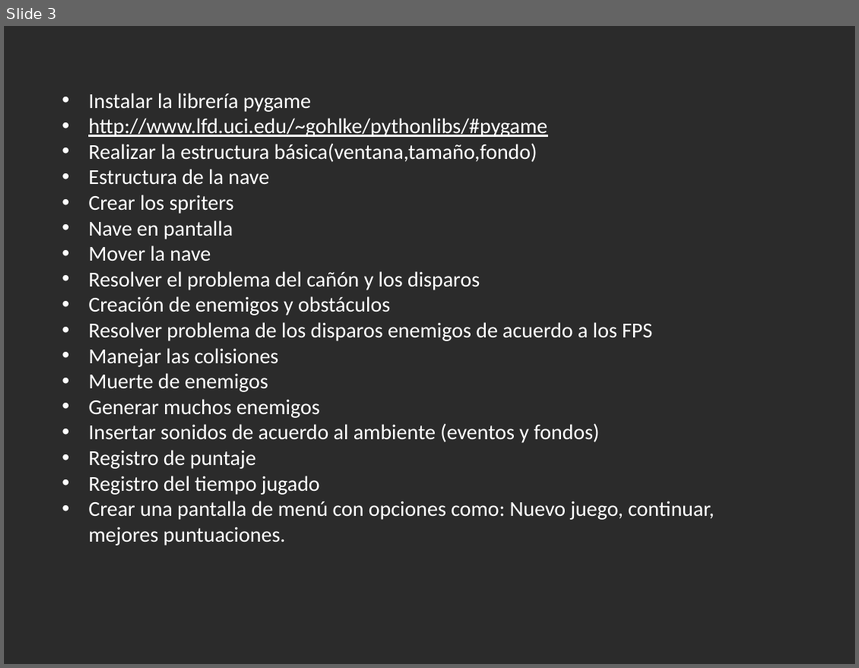
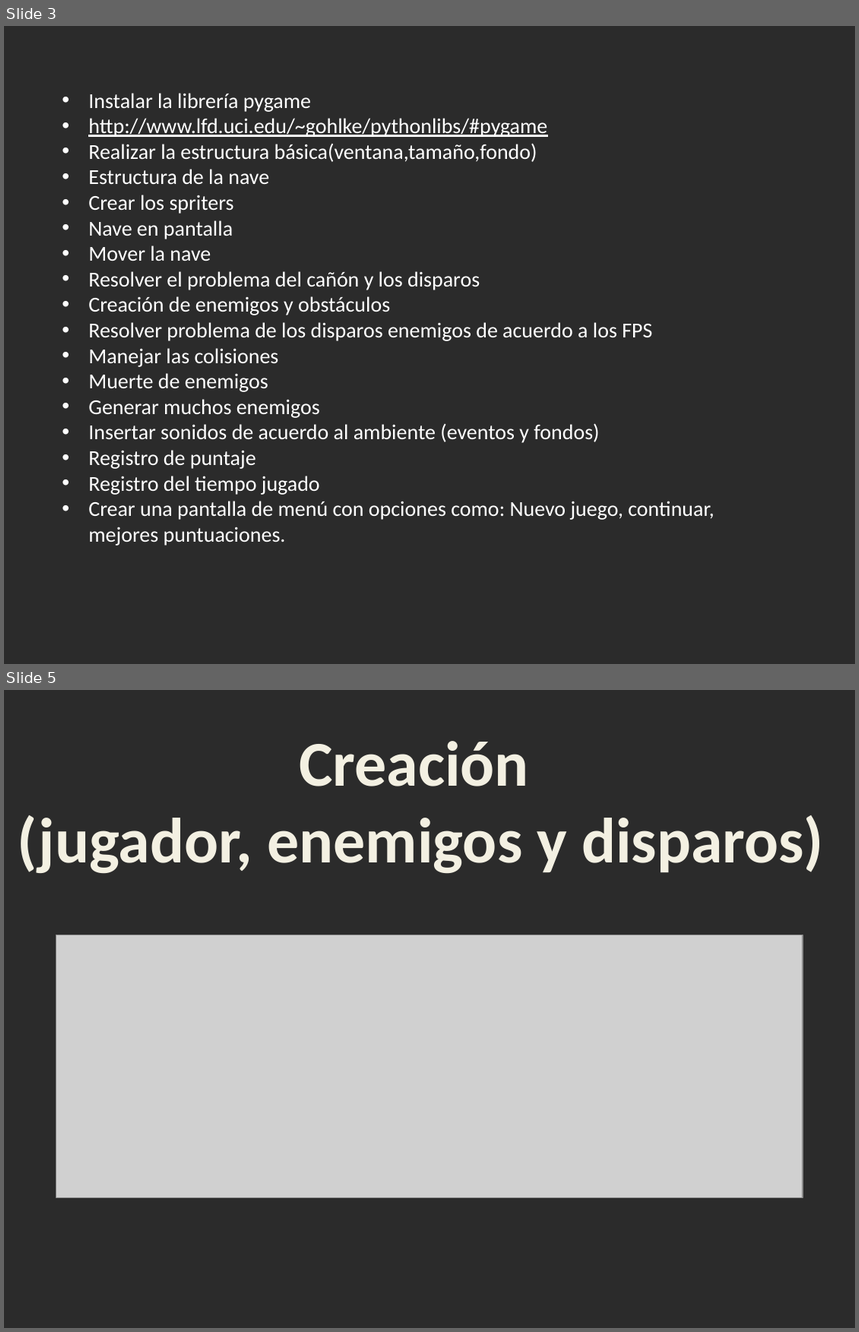
Before and after one commit to marionunezepn/Proyecto_final, a slide deck: Presentacion_avance.pptx. Shown one above the other, each under a label of ours: slide 3 before the commit, slides 3 and 5 after it; the slides between them are not shown. The pictures are 859x668 and 859x1332 pixels, drawn with LibreOffice and Linux fonts; fonts in the diff are those of the drawing; grey boxes stand for pictures; background and template pictures are left out; a plain dark background stands for a picture behind light text. Boxes give left, top, right and bottom in pixels: in the first picture for what was removed or moved away, otherwise in the second. Text is boxed around its words. In the diff, an @@ line names an element or a change of style, - is before the commit and + after.

```diff
--- a/Presentacion_avance.pptx
+++ b/Presentacion_avance.pptx
@@ slide 5 added at bbox=[4, 690, 855, 1328], background picture (left out) @@
@@ text added at bbox=[18, 741, 824, 874], 54 pt, text #F4F1E3, bold @@
+Creación
+(jugador, enemigos y disparos)
@@ picture added at bbox=[56, 935, 804, 1198] @@
```
Also in this commit, not shown: 3 other slides added.
